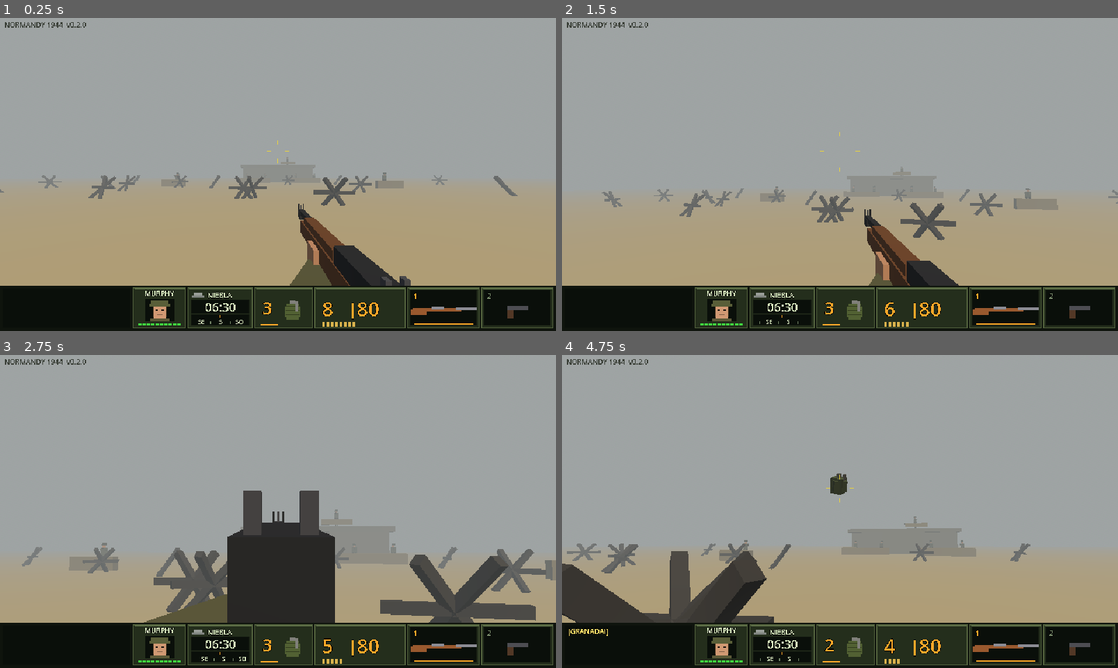
Above: before the commit, frames 1-4 (two rows, left to right).
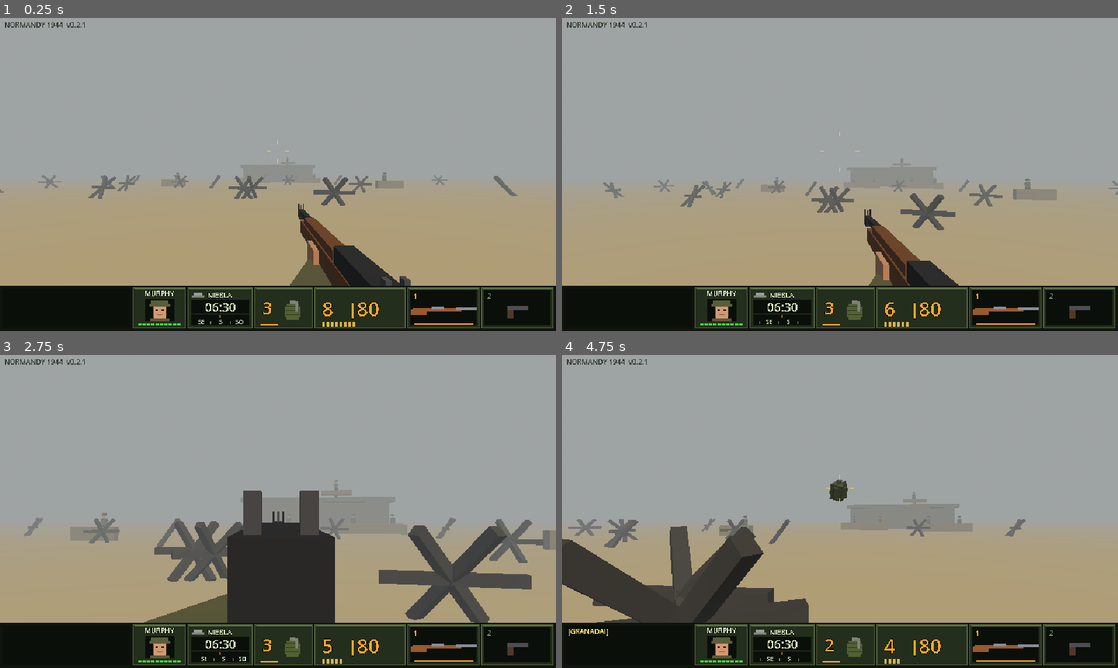
Above: after the commit, the same moments.

Repository: tomasrojasmurua/normandia-1944
Game: Godot game, scene res://scenes/main.tscn
The game is run twice, just before and just after one commit, with the same random seed, the same clock (stepped at 60 frames per second) and the same inputs.
Inputs (mouse positions are in pixels of both pictures, inside the frame that each line leads up to):
- Up to frame 1 (0.25 s): no input
- Up to frame 2 (1.5 s): move the mouse to (962, 158) at 0.52 s; hold D (move_right) 0.53-1.28 s; hold Right mouse button (aim) 0.53-1.28 s; tap Space (jump) at 0.77 s; click (962, 158) at 0.8 s; move the mouse to (812, 174) at 1.27 s; hold W (move_forward) from 1.28 s (still down); click (812, 174) at 1.35 s
- Up to frame 3 (2.75 s): keep holding W (move_forward); tap Space (jump) at 1.52 s; right-click (250, 511) at 1.55 s; move the mouse to (289, 505) at 2.02 s; hold Right mouse button (aim) from 2.03 s (still down); click (289, 505) at 2.3 s
- Up to frame 4 (4.75 s): keep holding W (move_forward); move the mouse to (834, 517) at 2.77 s; release Right mouse button (aim) at 2.78 s; tap C (crouch) at 2.85 s; tap Space (jump) at 3.02, 3.77, 4.52 s; right-click (834, 517) at 3.05 s; move the mouse to (878, 514) at 3.52 s; press the mouse at (878, 514) at 3.53 s; move the mouse to (795, 508) at 4.27 s; release the mouse at (795, 508) at 4.28 s; tap G (grenade) at 4.35 s; right-click (795, 508) at 4.55 s

The runs differ from the first frame. In frame 1, less than 0.1% of the frame differs, in the area x 14-16%, y 1-4%; in frame 2, 3.4%; in frame 3, 13%; in frame 4, 14%, in the area x 0-100%, y 1-98%.

Commit message:
v0.2.1: retroceso que se recupera, asistencia leve al apuntar y modo de controles GARRA opcional
Co-Authored-By: Claude Opus 5.5 <noreply@anthropic.com>
Claude-Session: https://claude.ai/code/session_01UD25QmibFtDBpveFVBFEqF

Diff:
--- a/project.godot
+++ b/project.godot
@@ -7,7 +7,7 @@
 
 config/name="Normandy 1944"
 config/description="FPS cooperativo retro de la Segunda Guerra Mundial."
-config/version="0.2.0"
+config/version="0.2.1"
 run/main_scene="res://scenes/main.tscn"
 config/features=PackedStringArray("4.7", "GL Compatibility")
 config/icon="res://icon.svg"
--- a/scripts/player.gd
+++ b/scripts/player.gd
@@ -12,6 +12,7 @@
 @export var jump_velocity := 4.2
 @export var mouse_sensitivity := 0.0025
 @export var touch_look_sensitivity := 0.006
+@export var aim_friction := 0.55      # 1 = sin asistencia al apuntar en el celular
 @export var max_health := 100.0
 @export var regen_delay := 6.0        # segundos sin recibir daño antes de recuperarse
 @export var regen_per_second := 4.0   # 0 = sin recuperación
@@ -76,7 +77,9 @@
 	if event.is_action_pressed("ui_cancel"):
 		Input.mouse_mode = Input.MOUSE_MODE_VISIBLE
 	elif event is InputEventMouseMotion and captured:
-		look(event.relative * mouse_sensitivity * (0.55 if aiming else 1.0))
+		var d: Vector2 = event.relative * mouse_sensitivity * (0.55 if aiming else 1.0)
+		weapons.player_looked(d.y)
+		look(d)
 	elif event.is_action_pressed("fire") and captured:
 		weapons.pull_trigger()
 	elif event.is_action_pressed("reload"):
@@ -103,7 +106,12 @@
 
 
 func look_touch(pixels: Vector2) -> void:
-	look(pixels * touch_look_sensitivity * (0.5 if aiming else 1.0))
+	var d := pixels * touch_look_sensitivity * (0.5 if aiming else 1.0)
+	# Asistencia leve: la mira se frena al pasar sobre un enemigo (no apunta sola)
+	if weapons.enemy_under_crosshair():
+		d *= aim_friction
+	weapons.player_looked(d.y)
+	look(d)
 
 
 func toggle_crouch() -> void:
--- a/scripts/touch_controls.gd
+++ b/scripts/touch_controls.gd
@@ -7,11 +7,18 @@
 ##   seguir apuntando), MIRA (activa/desactiva), RECARGA, GRANADA,
 ##   SALTAR y AGACHAR.
 ## - Tocar las armas 1 / 2 de la barra inferior cambia de arma.
+## - Botón de arriba al centro: cambia entre modo "2 DEDOS" y modo "GARRA".
+##   GARRA agrega un segundo FUEGO arriba a la izquierda para el índice
+##   izquierdo, así el pulgar derecho queda libre para apuntar.
+##   La elección queda guardada en el celular.
 
 @export var player_path: NodePath
 @export var stick_radius := 40.0
 
 const HUD_H := 52
+const SETTINGS_PATH := "user://ajustes.cfg"
+
+var claw := false           # modo GARRA activado
 
 var _player: Player
 var _hud: Node
@@ -27,6 +34,18 @@
 	visible = DisplayServer.is_touchscreen_available()
 	mouse_filter = Control.MOUSE_FILTER_IGNORE
 	_font = ThemeDB.fallback_font
+	var cfg := ConfigFile.new()
+	if cfg.load(SETTINGS_PATH) == OK:
+		claw = cfg.get_value("controles", "garra", false)
+
+
+func _toggle_layout() -> void:
+	claw = not claw
+	var cfg := ConfigFile.new()
+	cfg.load(SETTINGS_PATH)
+	cfg.set_value("controles", "garra", claw)
+	cfg.save(SETTINGS_PATH)
+	Game.say("[CONTROLES: %s]" % ("GARRA" if claw else "2 DEDOS"))
 
 
 func _process(_delta: float) -> void:
@@ -38,21 +57,33 @@
 func _buttons() -> Array:
 	var w := size.x
 	var b := size.y - HUD_H
-	return [
+	var list := [
 		["fire", "FUEGO", Vector2(w - 62, b - 58), 28.0],
 		["aim", "MIRA", Vector2(w - 128, b - 26), 17.0],
 		["reload", "RECARGA", Vector2(w - 26, b - 112), 16.0],
 		["grenade", "GRANADA", Vector2(w - 82, b - 118), 16.0],
 		["jump", "SALTAR", Vector2(w - 24, b - 22), 15.0],
 		["crouch", "AGACHAR", Vector2(w - 180, b - 20), 15.0],
+		["layout", "MODO: " + ("GARRA" if claw else "2 DEDOS"), Vector2(w / 2.0, 14), 12.0],
 	]
+	if claw:
+		list.append(["fire_left", "FUEGO", Vector2(58, 64), 30.0])
+	return list
 
 
 func _button_at(pos: Vector2) -> String:
 	for btn in _buttons():
-		if pos.distance_to(btn[2]) <= btn[3] + 4.0:
+		if btn[0] == "layout":
+			if _pill(btn).grow(4).has_point(pos):
+				return btn[0]
+		elif pos.distance_to(btn[2]) <= btn[3] + 4.0:
 			return btn[0]
 	return ""
+
+
+func _pill(btn: Array) -> Rect2:
+	var c: Vector2 = btn[2]
+	return Rect2(c - Vector2(40, 9), Vector2(80, 18))
 
 
 func _input(event: InputEvent) -> void:
@@ -86,7 +117,8 @@
 		_pressed[btn] = true
 		_fingers[index] = {"role": "fire" if btn == "fire" else "button", "last": pos, "btn": btn}
 		match btn:
-			"fire": _player.weapons.pull_trigger()
+			"fire", "fire_left": _player.weapons.pull_trigger()
+			"layout": _toggle_layout()
 			"aim": _player.touch_aim = not _player.touch_aim
 			"reload": _player.weapons.reload()
 			"grenade": _player.throw_grenade()
@@ -142,10 +174,17 @@
 		var r: float = btn[3]
 		var active: bool = _pressed.has(name) or (name == "aim" and _player.touch_aim) \
 			or (name == "crouch" and _player.crouching)
-		draw_circle(c, r, Color(0.98, 0.66, 0.16, 0.45) if active else Color(0.1, 0.13, 0.08, 0.45))
-		draw_arc(c, r, 0, TAU, 20, Color(0.84, 0.9, 0.74, 0.6), 1.0)
+		var fill := Color(0.98, 0.66, 0.16, 0.45) if active else Color(0.1, 0.13, 0.08, 0.45)
+		var fs := 10 if r > 20 else 8
+		if name == "layout":
+			var pr := _pill(btn)
+			draw_rect(pr, fill)
+			draw_rect(pr, Color(0.84, 0.9, 0.74, 0.6), false, 1.0)
+			fs = 8
+		else:
+			draw_circle(c, r, fill)
+			draw_arc(c, r, 0, TAU, 20, Color(0.84, 0.9, 0.74, 0.6), 1.0)
 		var label: String = btn[1]
-		var fs := 10 if r > 20 else 8
 		var tw := _font.get_string_size(label, HORIZONTAL_ALIGNMENT_LEFT, -1, fs).x
 		var tp := c + Vector2(-tw / 2.0, fs * 0.35)
 		draw_string_outline(_font, tp, label, HORIZONTAL_ALIGNMENT_LEFT, -1, fs, 1, Color.BLACK)
--- a/scripts/weapons.gd
+++ b/scripts/weapons.gd
@@ -43,6 +43,11 @@
 var _switch_to := 0
 var _throw_t := -1.0
 var _kick := 0.0
+var _recoil_left := 0.0    # radianes de retroceso que la vista aún debe "devolver"
+var _recoil_wait := 0.0
+
+## Fracción del retroceso vertical que la vista recupera sola (0 = nada, 1 = todo).
+const RECOIL_RECOVERY := 0.8
 var _empty_wait := -1.0
 
 
@@ -113,6 +118,7 @@
 	_cooldown -= delta
 	hit_marker = maxf(hit_marker - delta * 4.0, 0.0)
 	_kick = maxf(_kick - delta * 7.0, 0.0)
+	_recover_recoil(delta)
 	var w := def()
 
 	if _reload_t >= 0.0:
@@ -209,9 +215,13 @@
 	flash.rotation.z = randf() * TAU
 	get_tree().create_timer(0.05).timeout.connect(func() -> void: flash.visible = false)
 
-	# Retroceso: la vista sube un poco
+	# Retroceso: la vista sube y luego vuelve casi sola a su lugar
 	var r := deg_to_rad(w["recoil"]) * (1.0 - 0.4 * ads_amount)
-	_player.look(Vector2(randf_range(-0.35, 0.35) * r, -r))
+	if DisplayServer.is_touchscreen_available():
+		r *= 0.75   # en el celular se corrige con el dedo: un poco menos de salto
+	_player.look(Vector2(randf_range(-0.25, 0.25) * r, -r))
+	_recoil_left += r * RECOIL_RECOVERY
+	_recoil_wait = 0.06
 
 	# Disparo instantáneo (rayo) desde el centro de la pantalla
 	var b := _camera.global_basis
@@ -232,6 +242,40 @@
 		Game.play("hit", -4.0)
 	else:
 		Game.dust(hit["position"], hit["normal"])
+
+
+func _recover_recoil(delta: float) -> void:
+	if _recoil_left <= 0.0:
+		return
+	if _recoil_wait > 0.0:
+		_recoil_wait -= delta
+		return
+	var step := minf(_recoil_left, maxf(_recoil_left * 10.0, 0.02) * delta)
+	_recoil_left -= step
+	_player.look(Vector2(0, step))
+
+
+## Si el jugador mueve la vista hacia abajo por su cuenta, eso ya cuenta
+## como recuperación (así no "baja de más").
+func player_looked(delta_y: float) -> void:
+	if delta_y > 0.0 and _recoil_left > 0.0:
+		_recoil_left = maxf(_recoil_left - delta_y, 0.0)
+
+
+## ¿Hay un enemigo vivo cerca del centro de la mira? (para la asistencia táctil)
+func enemy_under_crosshair() -> bool:
+	var from := _camera.global_position
+	var fwd := -_camera.global_basis.z
+	for e in get_tree().get_nodes_in_group("enemies"):
+		var to: Vector3 = e.global_position + Vector3(0, 1.1, 0) - from
+		var dist := to.length()
+		if dist > 80.0 or dist < 0.5:
+			continue
+		# ángulo que ocupa ~1 metro a esa distancia
+		var allowed := atan(0.9 / dist)
+		if fwd.angle_to(to) < allowed:
+			return true
+	return false
 
 
 func _show(index: int) -> void:
